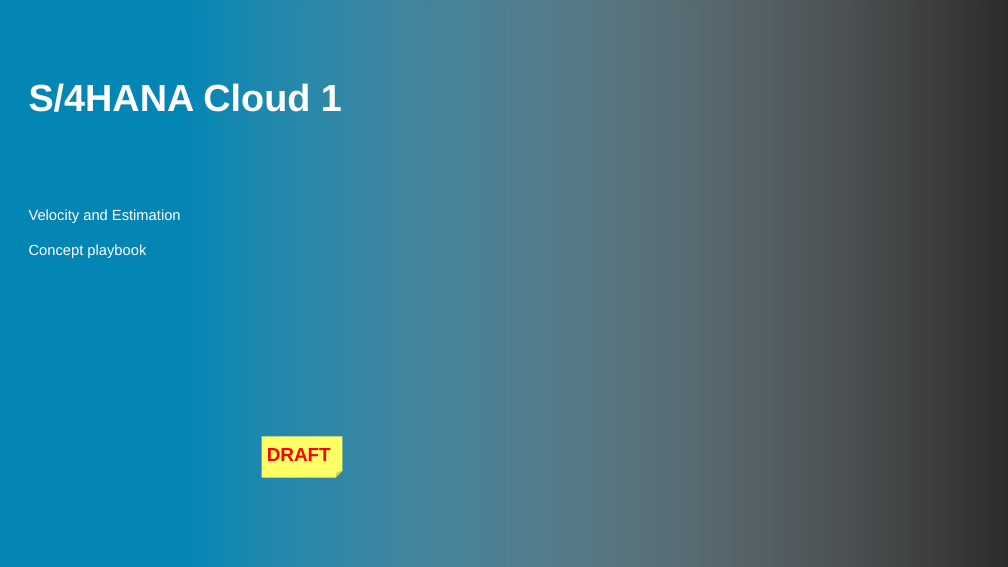
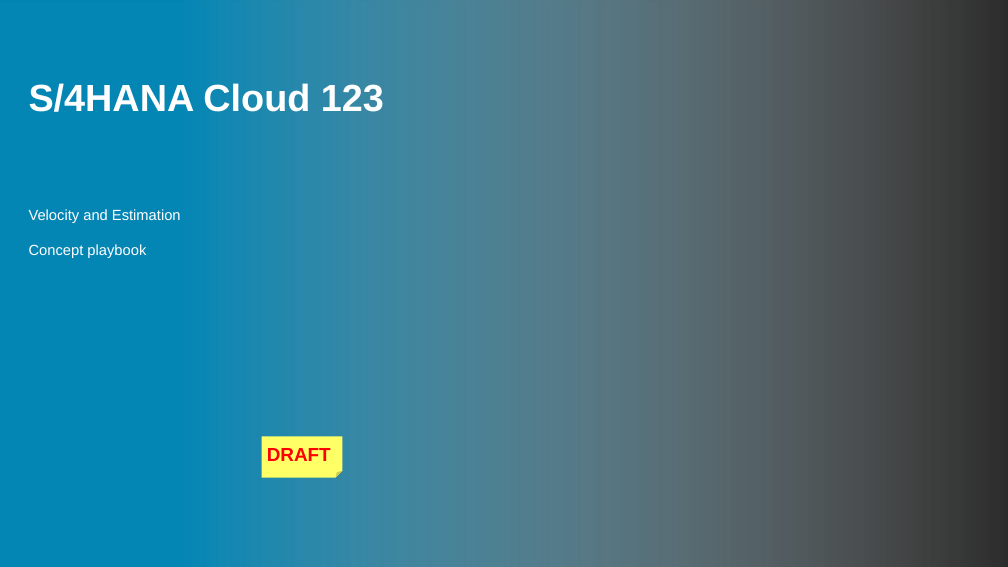
Before and after one commit to venkatbatchu81/ase, a slide deck: slide 1 of Velocity and Estimations.pptx. Drawn at 1008x567 pixels with LibreOffice and Linux fonts; fonts in the diff are those of the drawing; background and template pictures are left out; a plain dark background stands for a picture behind light text. Boxes give left, top, right and bottom in pixels: in the first picture for what was removed or moved away, otherwise in the second. Text is boxed around its words. In the diff, an @@ line names an element or a change of style, - is before the commit and + after.

```diff
--- a/Velocity and Estimations.pptx
+++ b/Velocity and Estimations.pptx
@@ title at bbox=[29, 83, 384, 112]: text changed @@
-S/4HANA Cloud 1
+S/4HANA Cloud 123
```
Also in this commit, not shown: 2 other files.
